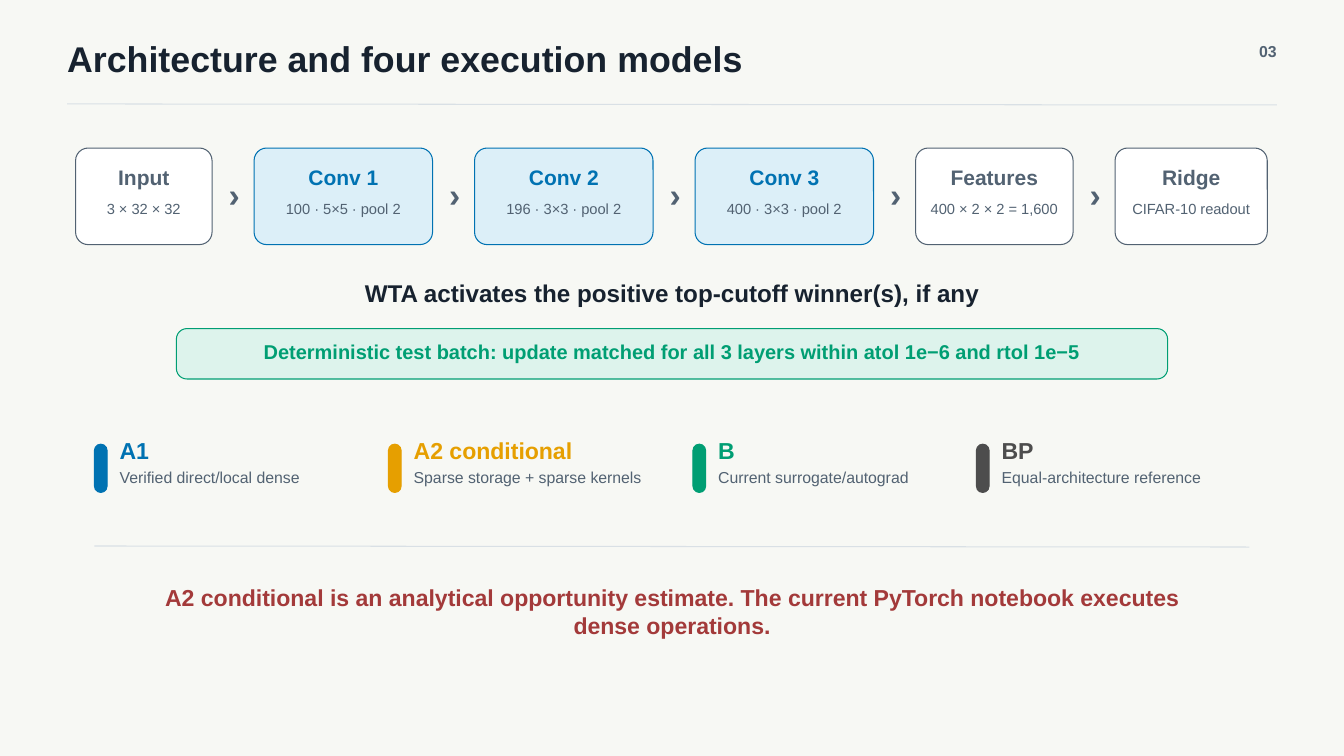
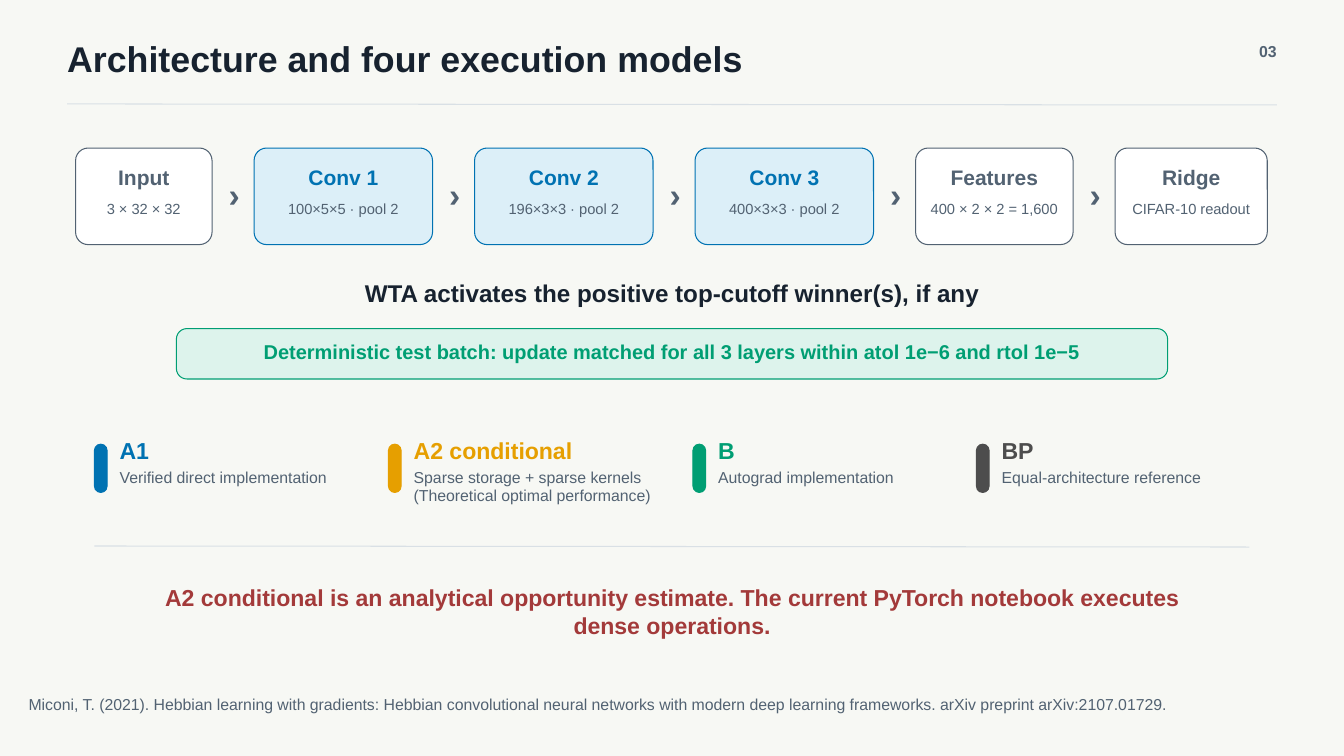
Before and after one commit to Shayshoon/HebbianCNNPyTorch, a slide deck: slide 3 of presentation/Hebbian_CNN_Compute_Comparison.pptx. Drawn at 1344x756 pixels with LibreOffice and Linux fonts; fonts in the diff are those of the drawing. Boxes give left, top, right and bottom in pixels: in the first picture for what was removed or moved away, otherwise in the second. Text is boxed around its words. In the diff, an @@ line names an element or a change of style, - is before the commit and + after.

```diff
--- a/presentation/Hebbian_CNN_Compute_Comparison.pptx
+++ b/presentation/Hebbian_CNN_Compute_Comparison.pptx
@@ text at (288,203,398,217): text changed @@
-100 · 5×5 · pool 2
+100×5×5 · pool 2
@@ text at (509,203,619,217): text changed @@
-196 · 3×3 · pool 2
+196×3×3 · pool 2
@@ text at (729,203,839,217): text changed @@
-400 · 3×3 · pool 2
+400×3×3 · pool 2
@@ text at (120,471,327,486): text changed @@
-Verified direct/local dense
+Verified direct implementation
@@ text at (718,471,894,487): text changed @@
-Current surrogate/autograd
+Autograd implementation
@@ text at (414,489,651,505): paragraph added @@
+(Theoretical optimal performance)
@@ text added at (29,698,1166,714), 11.2 pt, text #526272 @@
+Miconi, T. (2021). Hebbian learning with gradients: Hebbian convolutional neural networks with modern deep learning frameworks. arXiv preprint arXiv:2107.01729.
```
Also in this commit, not shown: 5 other slides changed, 8 other files.
